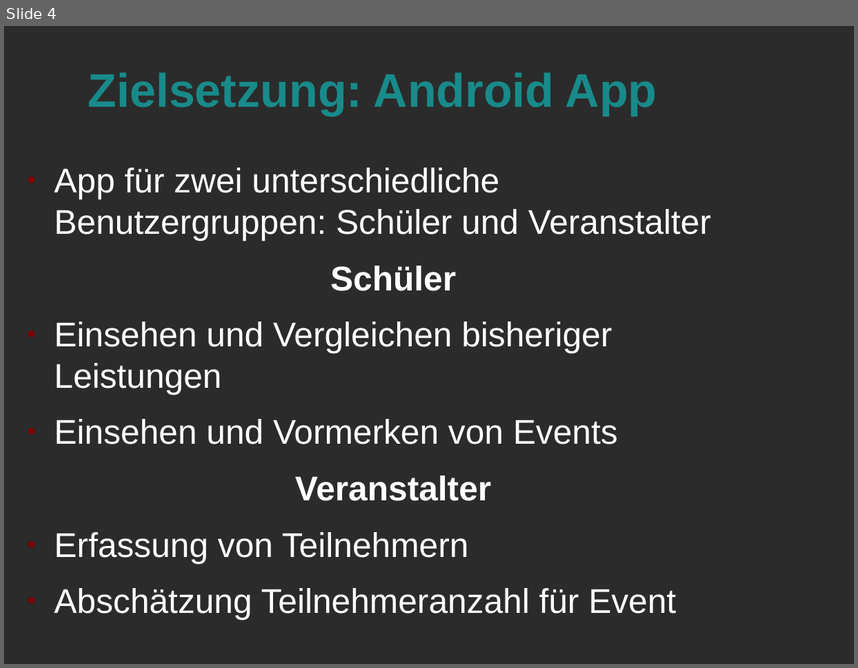
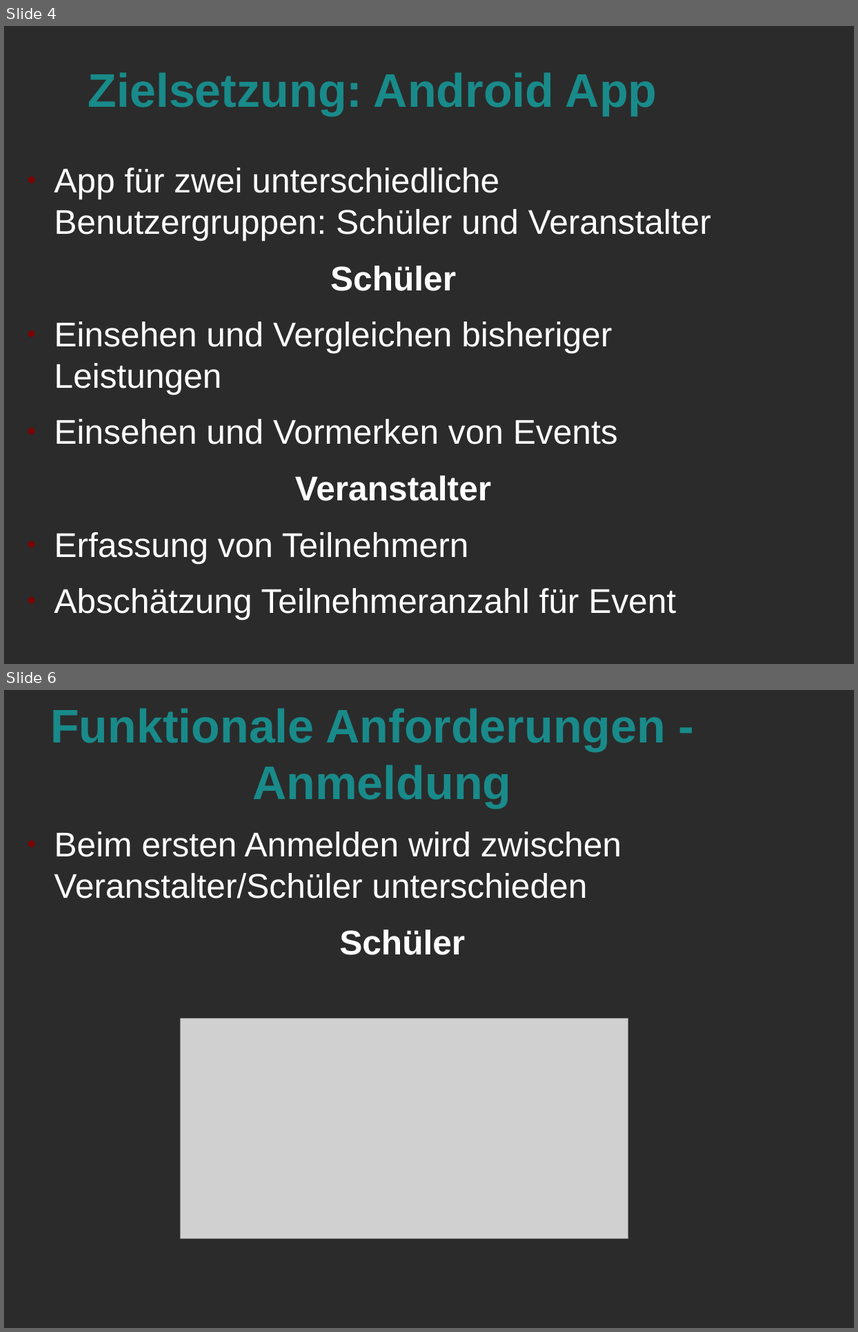
Before and after one commit to Marcel2603/hg17b, a slide deck: Dokumente/Review 1 Praesentation/Review 1.odp. Shown one above the other, each under a label of ours: slide 4 before the commit, slides 4 and 6 after it; the slides between them are not shown. The pictures are 858x668 and 858x1332 pixels, drawn with LibreOffice and Linux fonts; fonts in the diff are those of the drawing; grey boxes stand for pictures; background and template pictures are left out; a plain dark background stands for a picture behind light text. Boxes give left, top, right and bottom in pixels: in the first picture for what was removed or moved away, otherwise in the second. Text is boxed around its words. In the diff, an @@ line names an element or a change of style, - is before the commit and + after.

```diff
--- a/Dokumente/Review 1 Praesentation/Review 1.odp
+++ b/Dokumente/Review 1 Praesentation/Review 1.odp
@@ slide 6 added at (x1=4, y1=690, x2=854, y2=1328), background picture (left out) @@
@@ title added at (x1=50, y1=708, x2=666, y2=807), 44 pt, text #198A8A, bold @@
+Funktionale Anforderungen -
+Anmeldung
@@ text added at (x1=54, y1=831, x2=622, y2=955), 32 pt, text #FFFFFF @@
+● Beim ersten Anmelden wird zwischen Veranstalter/Schüler unterschieden
+Schüler
@@ picture added at (x1=180, y1=1018, x2=628, y2=1238) @@
```
Also in this commit, not shown: 3 slides changed, 3 other slides added, 5 slides removed.
